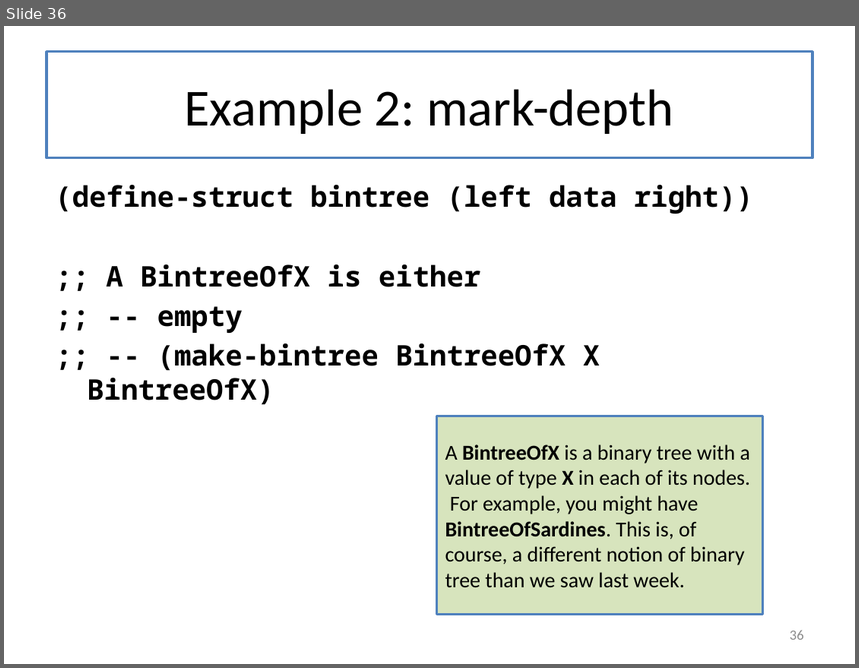
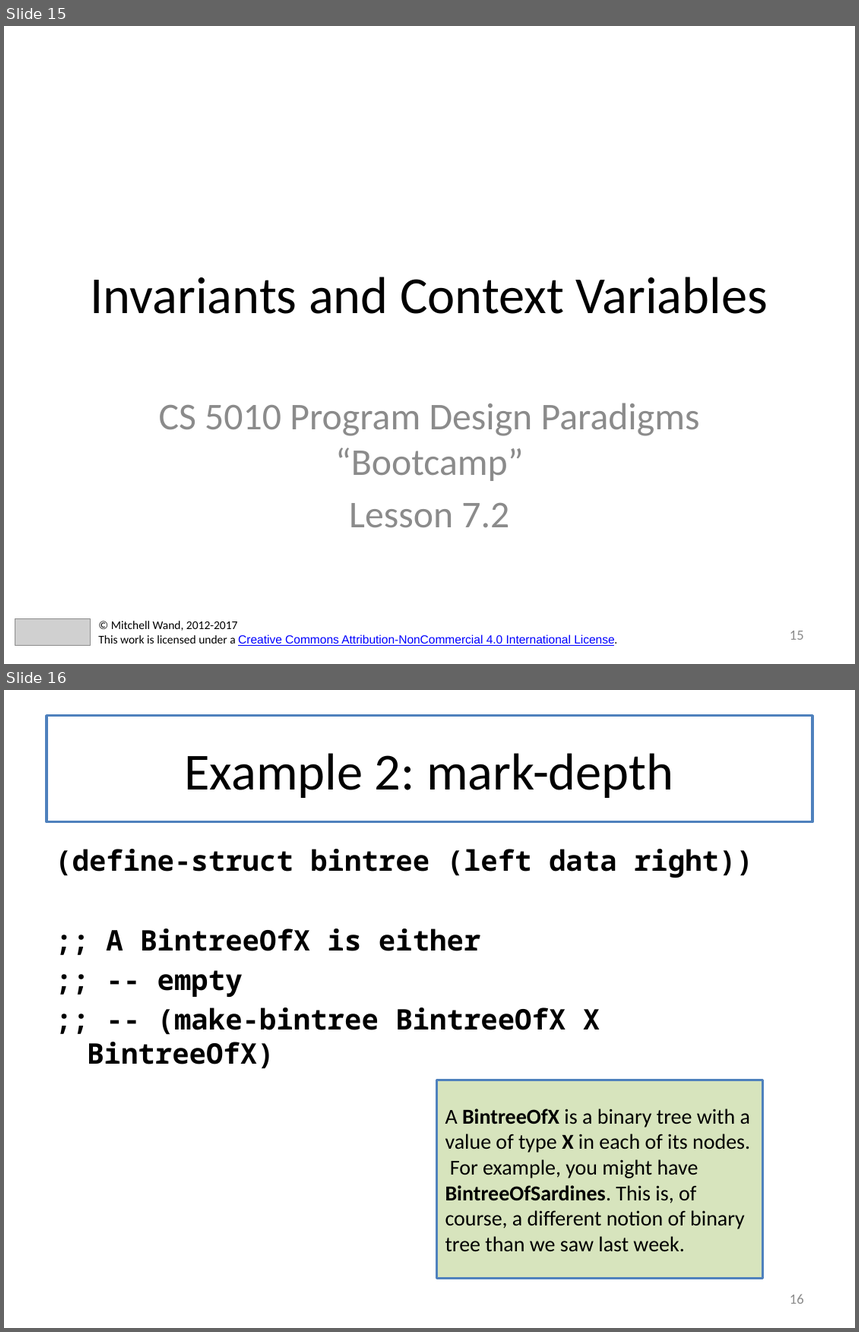
Before and after one commit to mwand/cs5010f17, a slide deck: Slides/Lesson 7.1-7.3 Invariants Combined.pptx. Shown one above the other, each under a label of ours: slide 36 before the commit, slides 15 and 16 after it. The pictures are 859x668 and 859x1332 pixels, drawn with LibreOffice and Linux fonts; fonts in the diff are those of the drawing; grey boxes stand for pictures. Boxes give left, top, right and bottom in pixels: in the first picture for what was removed or moved away, otherwise in the second. Text is boxed around its words. In the diff, an @@ line names an element or a change of style, - is before the commit and + after.

```diff
--- a/Slides/Lesson 7.1-7.3 Invariants Combined.pptx
+++ b/Slides/Lesson 7.1-7.3 Invariants Combined.pptx
@@ slide 15 added at [4, 26, 855, 664], background #FFFFFF @@
@@ title added at [68, 224, 791, 361], fill #FFFFFF, outline #4F81BD 2 pt, 44 pt, text #000000 @@
+Invariants and Context Variables
@@ subtitle added at [159, 403, 700, 528], 32 pt, text #8C8C8C @@
+CS 5010 Program Design Paradigms “Bootcamp”
+Lesson 7.2
@@ picture added at [15, 620, 90, 645] @@
@@ text added at [98, 621, 617, 646], 10 pt, text #0000FF, underline @@
+© Mitchell Wand, 2012-2017
+This work is licensed under a Creative Commons Attribution-NonCommercial 4.0 International License.
@@ page number added at [790, 631, 804, 640], 12 pt, text #8C8C8C @@
+15
@@ what was slide 36 is now slide 16 @@
@@ page number at [790, 1294, 804, 1304]: text changed @@
-36
+16
```
Also in this commit, not shown: 3 slides changed, 6 other slides added.
